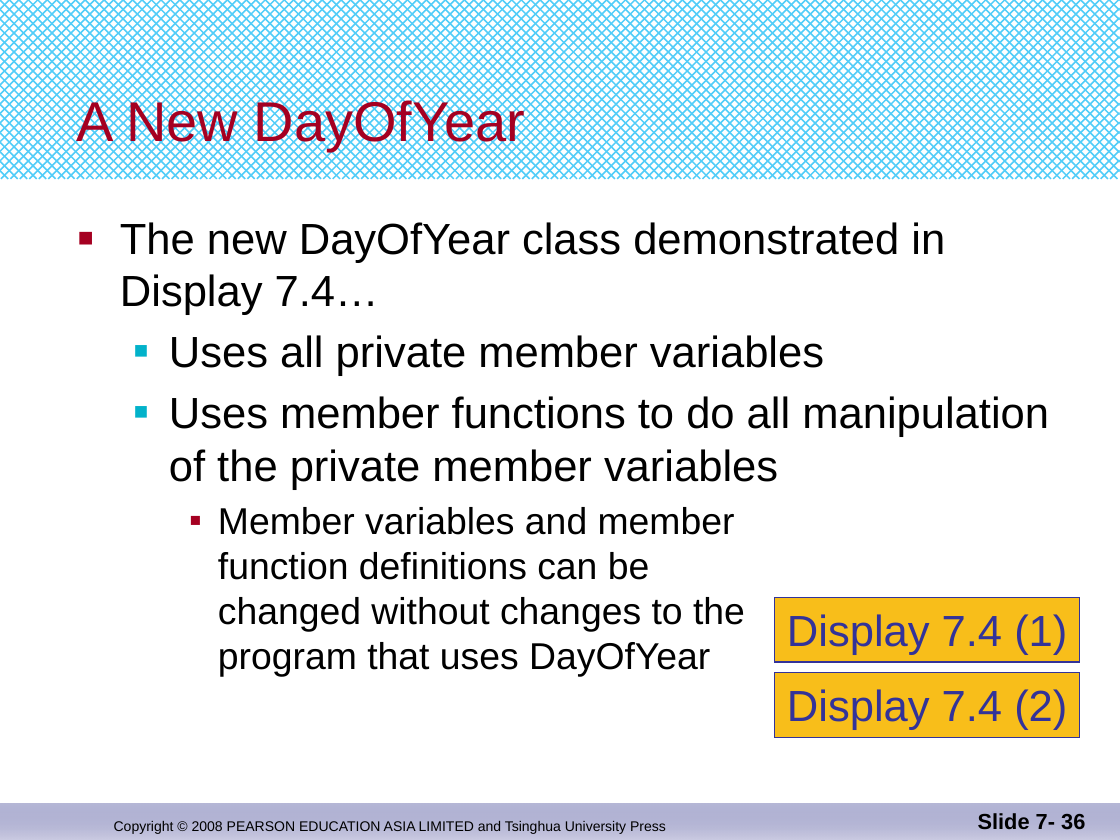
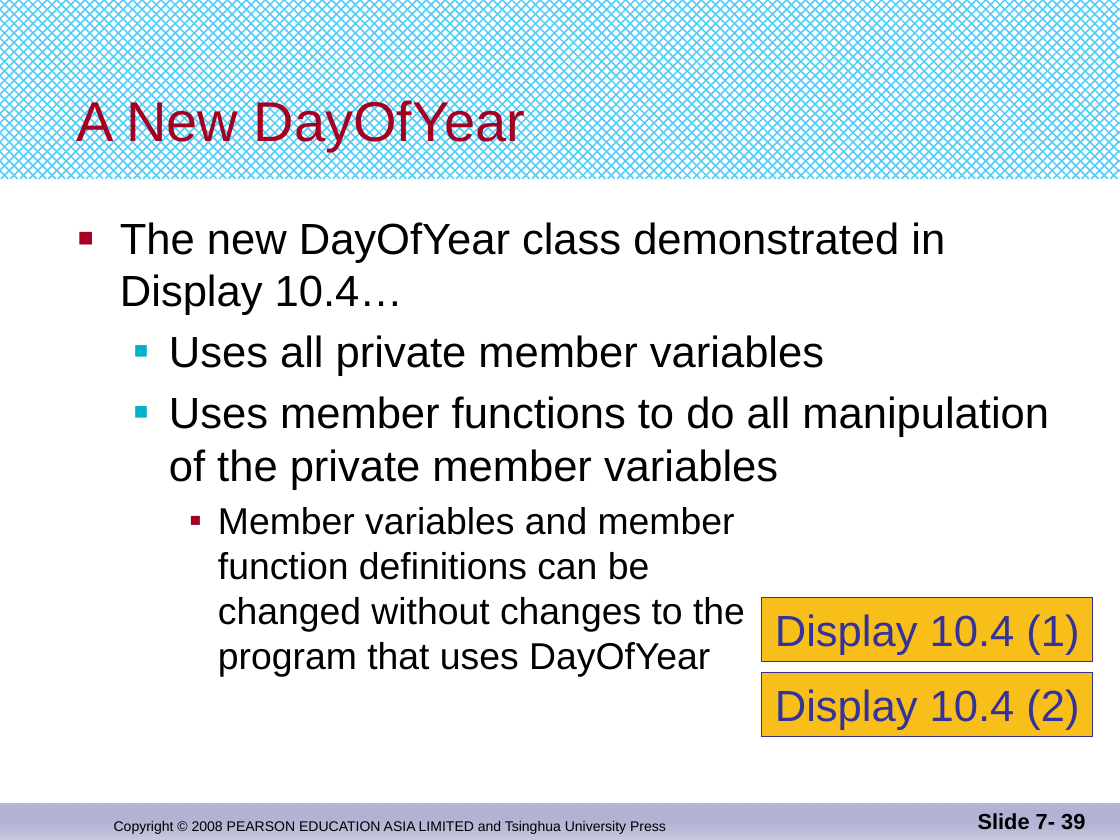
Before and after one commit to djuanbei/CPLUSPLUS, a slide deck: slide 39 of ppt/Chapter 10.pptx (slide 36 before the commit). Drawn at 1120x840 pixels with LibreOffice and Linux fonts; fonts in the diff are those of the drawing. Boxes give left, top, right and bottom in pixels: in the first picture for what was removed or moved away, otherwise in the second. Text is boxed around its words. In the diff, an @@ line names an element or a change of style, - is before the commit and + after.

```diff
--- a/ppt/Chapter 10.pptx
+++ b/ppt/Chapter 10.pptx
@@ text at box(120, 222, 945, 315): text changed @@
-■ The new DayOfYear class demonstrated in
-  Display 7.4…
+■ The new DayOfYear class demonstrated in
+  Display 10.4…
@@ rectangle "Display 10.4 (1)": place and size @@
-rectangle "Display 10.4 (1)" at box(775, 597, 1080, 662)
+rectangle "Display 10.4 (1)" at box(762, 597, 1093, 661)
@@ text in rectangle at box(775, 614, 1079, 655): text changed @@
-Display 7.4 (1)
+Display 10.4 (1)
@@ rectangle "Display 10.4 (2)": place and size @@
-rectangle "Display 10.4 (2)" at box(775, 673, 1080, 738)
+rectangle "Display 10.4 (2)" at box(762, 673, 1093, 737)
@@ text in rectangle at box(775, 689, 1079, 730): text changed @@
-Display 7.4 (2)
+Display 10.4 (2)
@@ page number at box(978, 813, 1085, 830): text changed @@
-Slide 7- 36
+Slide 7- 39
```
Also in this commit, not shown: 43 other slides changed, 4 slides added, 1 slide removed.
